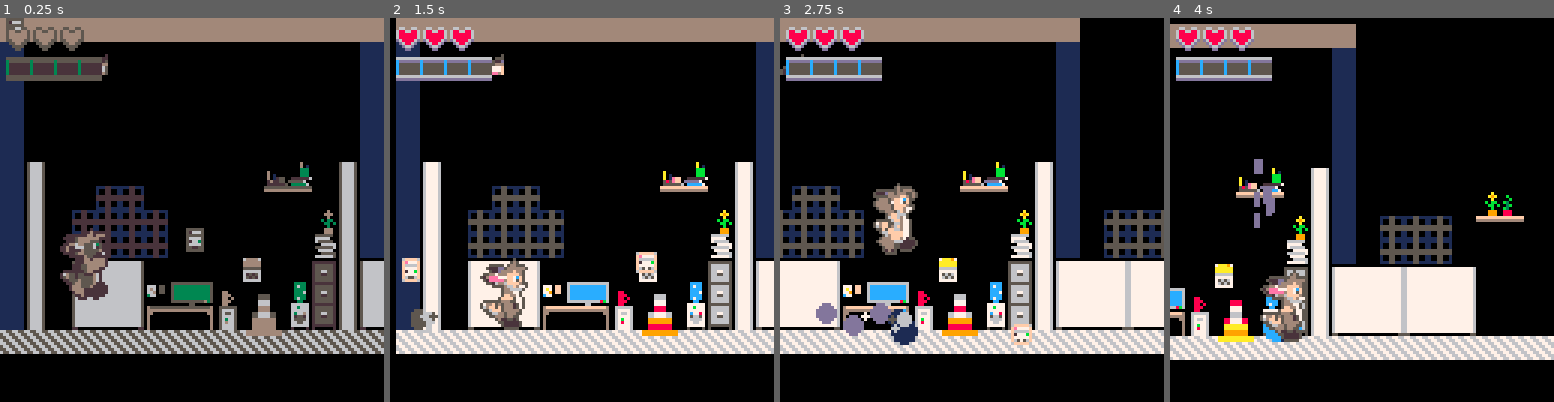
Above: before the commit, frames 1-4 (left to right).
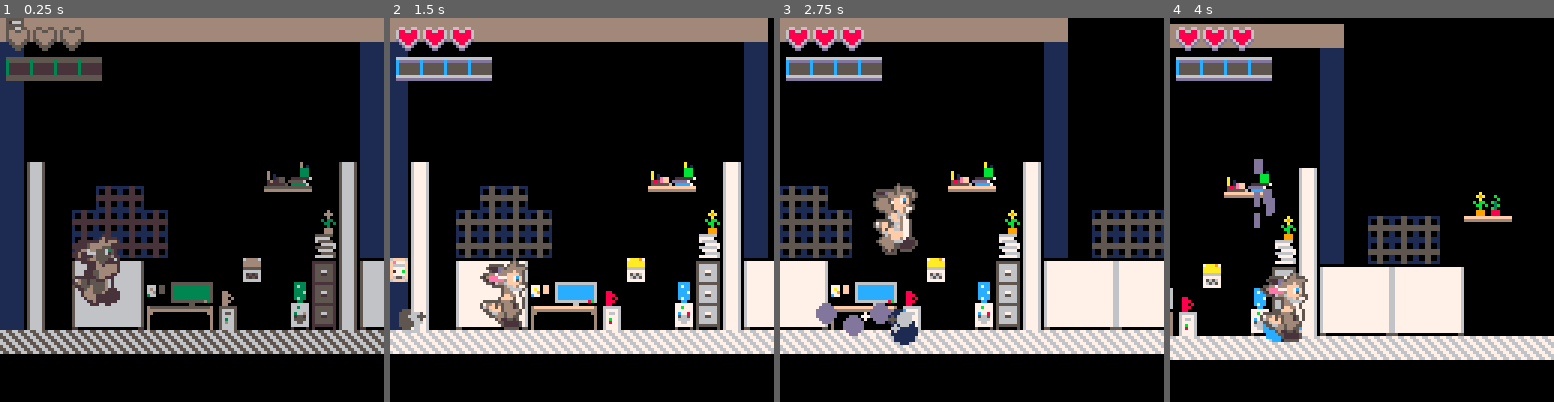
Above: after the commit, the same moments.

Repository: aritosuits/onebuttonjam2024
Game: PICO-8 cartridge cart.p8
The game is run twice, just before and just after one commit, with the same random seed, the same clock (stepped at 60 frames per second) and the same inputs.
Inputs:
- Up to frame 1 (0.25 s): no input
- Up to frame 2 (1.5 s): tap O (Z key) at 0.7 s
- Up to frame 3 (2.75 s): tap O (Z key) at 1.7, 2.1, 2.5 s
- Up to frame 4 (4 s): tap O (Z key) at 2.9, 3.3, 3.7 s

The runs differ from the first frame. In frame 1, 3.0% of the frame differs, in the area x 15-74%, y 9-83%; in frame 2, 20%, in the area x 0-100%, y 0-88%; in frame 3, 15%; in frame 4, 13%.

Commit message:
Updated all x and y values to use map coords instead of pixel coords

Diff:
--- a/assemblages.lua
+++ b/assemblages.lua
@@ -5,7 +5,7 @@
 --|| components that a player needs.
 --]]
 assemblage.create('player', function(x, y)
-	e = entity.create('player', x, y)
+	e = entity.create('player', x*8, y*8)
 	e:attach('controller')
 	e:attach('autorun', 30)
 	e:attach('health', 3, true)
@@ -28,7 +28,7 @@
 --|| A helper function to make a player bullet.
 --]]
 assemblage.create('player_bullet', function(x, y, speed)
-	e = entity.create('player_bullet', x, y)
+	e = entity.create('player_bullet', x*8, y*8)
 	e:attach('damage', 1)
 	e:attach('recttext', 6, 'A')
 	e:attach('despawn', 60) -- 2 seconds
@@ -40,7 +40,7 @@
 end)
 
 assemblage.create('enemy_bullet', function(x, y, speed)
-	e = entity.create('enemy_bullet', x, y)
+	e = entity.create('enemy_bullet', x*8, y*8)
 	e:attach('damage', 1)
 	e:attach('sprite', 1)
 	e:attach('collider', 2, 2, 4, 4)
@@ -55,7 +55,7 @@
 --|| components that an enemy machine would need.
 --]]
 assemblage.create('machine', function(type, x, y, health)
-	e = entity.create('machine', x, y)
+	e = entity.create('machine', x*8, y*8)
 	e:attach('physics')
 	e:attach('collider', 0, 0, 8, 8)
 	e:attach('frames')
@@ -110,16 +110,3 @@
 
 	return e
 end)
-
---assemblage.create('healthSprite', function(index, full)
---	e = entity.create('healthSprite', (index - 1) * 9, y or 3, full or true)
---	printh("full: " ..tostr(full))
---	if full then
---		e:attach('sprite', 223)
---	else
---		e:attach('sprite', 207)
---	end
---	e:attach('physics')
---	e:attach('autorun', 30)
---	return e
---end)
--- a/state.game.lua
+++ b/state.game.lua
@@ -4,10 +4,10 @@
 game.fade = true
 
 function game.enter()
-	hero = assemblage.player(20, 70)
+	hero = assemblage.player(3, 9)
 	enemy = assemblage.machine('computer', 0, 0, 1)
-	enemy2 = assemblage.machine('blah', 60, 70, 1)
-	assemblage.machine('cone', 80, 90, 1)
+	enemy2 = assemblage.machine('blah', 21, 12, 1)
+	assemblage.machine('cone', 25, 12, 1)
 	assemblage.machine('wall', 28, 11, 1)
 end
 
